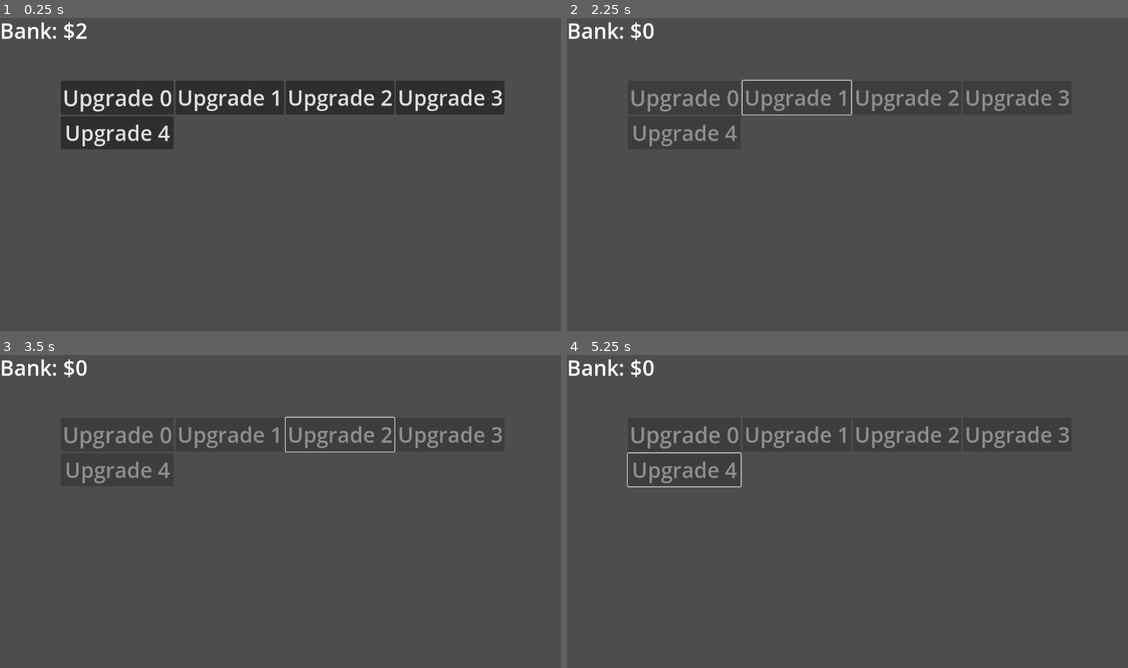
Above: before the commit, frames 1-4 (two rows, left to right).
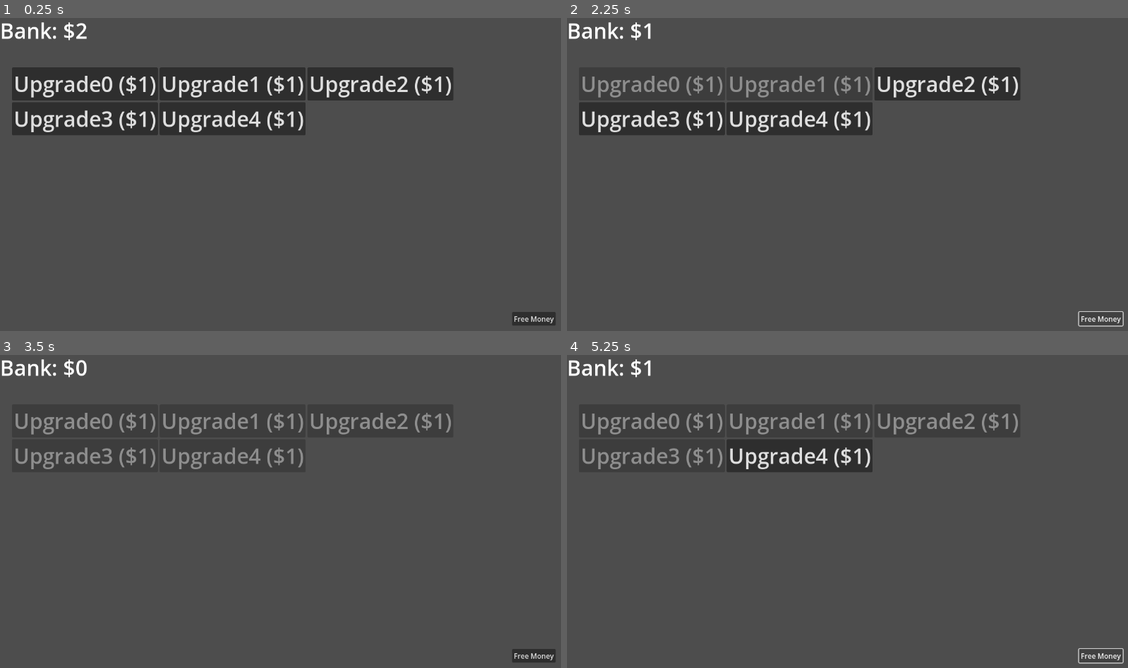
Above: after the commit, the same moments.

Repository: patriacaelum/hey-im-walkin-here
Game: Godot game, scene res://scenes/nyc.tscn
The game is run twice, just before and just after one commit, with the same random seed, the same clock (stepped at 60 frames per second) and the same inputs.
Inputs (mouse positions are in pixels of both pictures, inside the frame that each line leads up to):
- Up to frame 1 (0.25 s): no input
- Up to frame 2 (2.25 s): click (684, 96) at 0.5 s, where only the run before the commit has a clickable "Upgrade 0"; click (797, 83) at 1.25 s, where only the run after the commit has a clickable "Upgrade1 ($1)"; click (1099, 318) at 2 s, where only the run after the commit has a clickable "Free Money"
- Up to frame 3 (3.5 s): click (381, 420) at 2.75 s, where only the run after the commit has a clickable "Upgrade2 ($1)"
- Up to frame 4 (5.25 s): click (1099, 655) at 3.5 s, where only the run after the commit has a clickable "Free Money"; click (651, 455) at 4.25 s, where only the run after the commit has a clickable "Upgrade3 ($1)"; click (1099, 655) at 5 s, where only the run after the commit has a clickable "Free Money"

The runs differ from the first frame. In frame 1, 13% of the frame differs, in the area x 2-99%, y 15-99%; in frame 2, 7.4%; in frame 3, 4.6%; in frame 4, 5.6%.

Commit message:
Add UpgradeButton scene and secret free money button

Diff:
--- a/src/scenes/ui.tscn
+++ b/src/scenes/ui.tscn
@@ -1,8 +1,7 @@
-[gd_scene load_steps=4 format=3 uid="uid://3o5lehmuqdll"]
+[gd_scene load_steps=3 format=3 uid="uid://3o5lehmuqdll"]
 
 [ext_resource type="Script" path="res://scripts/ui.gd" id="1_004rj"]
-[ext_resource type="Theme" uid="uid://b0v2x7nt8jqnd" path="res://assets/button_theme.tres" id="2_y5qmy"]
-[ext_resource type="Script" path="res://scripts/upgrade_button.gd" id="2_ybdpb"]
+[ext_resource type="PackedScene" uid="uid://blunk2gp3od" path="res://scenes/upgrade_button.tscn" id="2_kbvb3"]
 
 [node name="UI" type="CanvasLayer"]
 script = ExtResource("1_004rj")
@@ -14,39 +13,37 @@
 text = "Bank: $0"
 
 [node name="GridContainer" type="GridContainer" parent="."]
-offset_left = 138.0
-offset_top = 147.0
-offset_right = 1148.0
-offset_bottom = 303.0
-columns = 4
+offset_left = 27.0
+offset_top = 117.0
+offset_right = 1037.0
+offset_bottom = 273.0
+columns = 3
 
-[node name="Upgrade0" type="Button" parent="GridContainer"]
+[node name="UpgradeButton0" parent="GridContainer" instance=ExtResource("2_kbvb3")]
 layout_mode = 2
-theme = ExtResource("2_y5qmy")
-theme_override_font_sizes/font_size = 50
-text = "Upgrade 0"
-script = ExtResource("2_ybdpb")
+upgrade_name = "Upgrade0"
 
-[node name="Upgrade1" type="Button" parent="GridContainer"]
+[node name="UpgradeButton1" parent="GridContainer" instance=ExtResource("2_kbvb3")]
 layout_mode = 2
-theme = ExtResource("2_y5qmy")
-text = "Upgrade 1"
-script = ExtResource("2_ybdpb")
+upgrade_name = "Upgrade1"
 
-[node name="Upgrade2" type="Button" parent="GridContainer"]
+[node name="UpgradeButton2" parent="GridContainer" instance=ExtResource("2_kbvb3")]
 layout_mode = 2
-theme = ExtResource("2_y5qmy")
-text = "Upgrade 2"
-script = ExtResource("2_ybdpb")
+upgrade_name = "Upgrade2"
 
-[node name="Upgrade3" type="Button" parent="GridContainer"]
+[node name="UpgradeButton3" parent="GridContainer" instance=ExtResource("2_kbvb3")]
 layout_mode = 2
-theme = ExtResource("2_y5qmy")
-text = "Upgrade 3"
-script = ExtResource("2_ybdpb")
+upgrade_name = "Upgrade3"
 
-[node name="Upgrade4" type="Button" parent="GridContainer"]
+[node name="UpgradeButton4" parent="GridContainer" instance=ExtResource("2_kbvb3")]
 layout_mode = 2
-theme = ExtResource("2_y5qmy")
-text = "Upgrade 4"
-script = ExtResource("2_ybdpb")
+upgrade_name = "Upgrade4"
+
+[node name="FreeMoney" type="Button" parent="."]
+offset_left = 1161.0
+offset_top = 672.0
+offset_right = 1260.0
+offset_bottom = 703.0
+text = "Free Money"
+
+[connection signal="pressed" from="FreeMoney" to="." method="_on_free_money_pressed"]
--- /dev/null
+++ b/src/scenes/upgrade_button.tscn
@@ -0,0 +1,10 @@
+[gd_scene load_steps=3 format=3 uid="uid://blunk2gp3od"]
+
+[ext_resource type="Theme" uid="uid://b0v2x7nt8jqnd" path="res://assets/button_theme.tres" id="1_ic4ku"]
+[ext_resource type="Script" path="res://scripts/upgrade_button.gd" id="1_tgm6b"]
+
+[node name="UpgradeButton" type="Button"]
+theme = ExtResource("1_ic4ku")
+toggle_mode = true
+text = "Upgrade"
+script = ExtResource("1_tgm6b")
--- a/src/scripts/ui.gd
+++ b/src/scripts/ui.gd
@@ -30,13 +30,18 @@
 func update_upgrade_buttons() -> void:
 	for upgrade: Node in $GridContainer.get_children():
 		if upgrade is UpgradeButton:
-			if upgrade.price <= self.currency:
+			if upgrade.price > self.currency or upgrade.is_purchased:
+				upgrade.disabled = true
+			else:
 				upgrade.disabled = false
-			else:
-				upgrade.disabled = true
 
 
 func _on_purchased_upgrade_button(price: int) -> void:
 	self.spend_currency(price)
 	self.update_upgrade_buttons()
 	self.upgrade_purchased.emit()
+
+
+func _on_free_money_pressed() -> void:
+	self.add_currency(1)
+	self.update_upgrade_buttons()
--- a/src/scripts/upgrade_button.gd
+++ b/src/scripts/upgrade_button.gd
@@ -4,12 +4,19 @@
 
 signal purchased(price: int)
 
+@export var upgrade_name: String = ""
 @export var price: int = 1
+@export var is_purchased: bool = false
 
 
-func _init() -> void:
-    self.pressed.connect(self._on_pressed_upgrade_button)
+func _ready() -> void:
+	self.pressed.connect(self._on_pressed_upgrade_button)
+	self.text = self.upgrade_name + " ($" + String.num_int64(self.price) + ")"
 
 
 func _on_pressed_upgrade_button() -> void:
-    self.purchased.emit(self.price)
+	self.is_purchased = true
+
+	self.purchased.emit(self.price)
+	self.disabled = true
+	self.focus_mode = FocusMode.FOCUS_NONE
